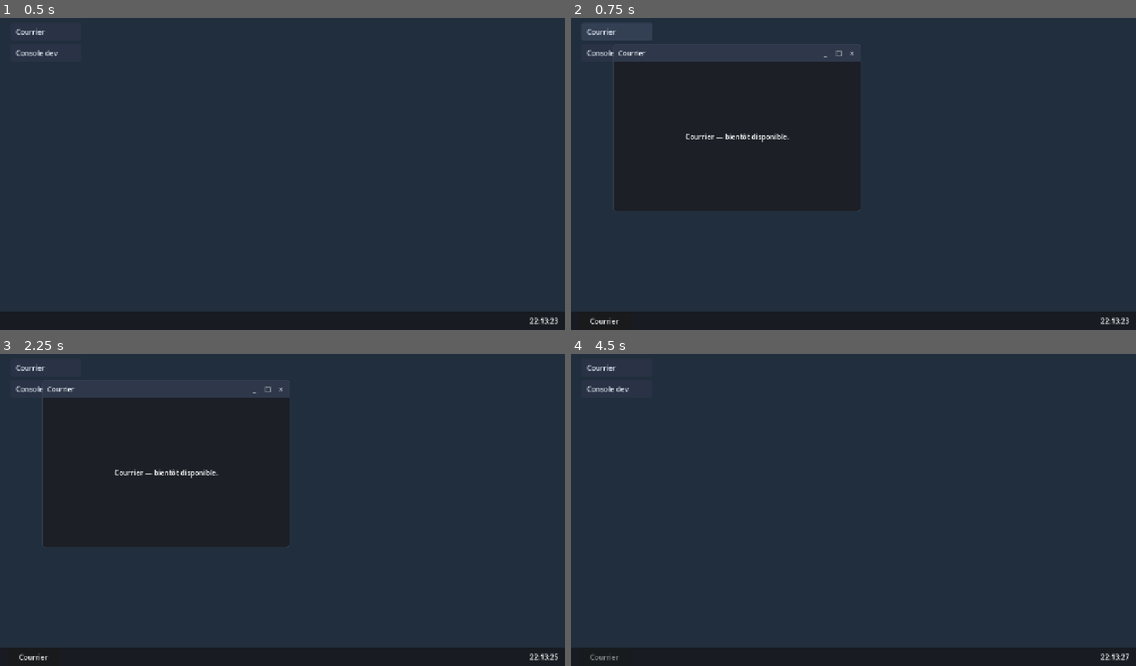
Above: before the commit, frames 1-4 (two rows, left to right).
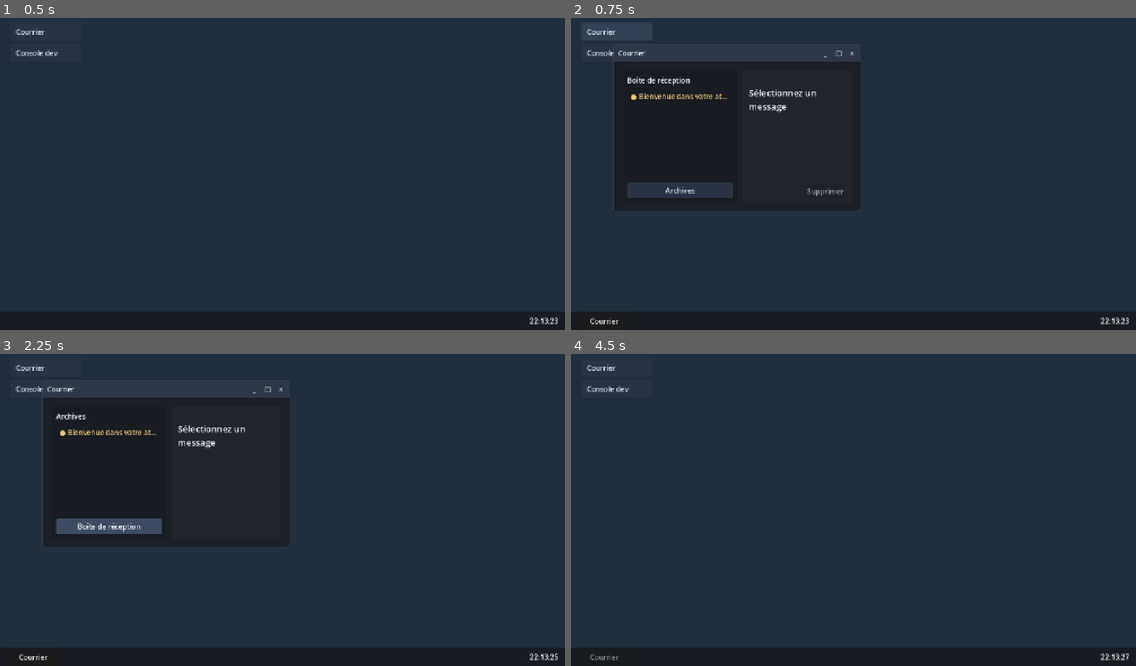
Above: after the commit, the same moments.

Repository: Drawmynd/studraw-desktop
Game: Godot game, scene res://controllers/desktop/desktop_controller.tscn
Two runs of this game, one before a commit and one after it. Both use one fixed random seed, a clock stepped at 60 frames per second and the inputs below.
Inputs (mouse positions are in pixels of both pictures, inside the frame that each line leads up to):
- Up to frame 1 (0.5 s): no input
- Up to frame 2 (0.75 s): click "Courrier" at 0.5 s
- Up to frame 3 (2.25 s): click "Courrier" at 1.25 s; click (107, 525) at 2 s, where only the run after the commit has a clickable "Archives"
- Up to frame 4 (4.5 s): click (678, 525) at 2.75 s, where only the run after the commit has a clickable "Boîte de réception"; click "Console dev" at 3.5 s; click "_" at 4.25 s

Frame 1 is identical in both runs. In frame 2, 1.8% of the frame differs, in the area x 10-49%, y 18-58%; in frame 3, 1.7%; in frame 4, nothing differs.

Commit message:
feat: add local mail app with archive

Diff:
--- a/controllers/desktop/desktop_controller.gd
+++ b/controllers/desktop/desktop_controller.gd
@@ -1,6 +1,7 @@
 extends Control
 
 const WINDOW_SCENE: PackedScene = preload("res://components/window/window_component.tscn")
+const MAIL_APP_SCENE: PackedScene = preload("res://controllers/mail/mail_app_controller.tscn")
 const CASCADE_ORIGIN := Vector2(96, 72)
 const CASCADE_STEPS := 6
 
@@ -20,7 +21,7 @@
 	_apply_palette()
 	_update_clock()
 	ClockManager.second_tick.connect(_update_clock)
-	mail_button.pressed.connect(_on_app_pressed.bind(mail_button.text))
+	mail_button.pressed.connect(_open_mail_app)
 	dev_button.pressed.connect(_on_app_pressed.bind(dev_button.text))
 
 
@@ -67,6 +68,10 @@
 
 func _on_app_pressed(app_title: String) -> void:
 	open_window(app_title, _make_placeholder_content("%s — bientôt disponible." % app_title))
+
+
+func _open_mail_app() -> void:
+	open_window("Courrier", MAIL_APP_SCENE.instantiate())
 
 
 func _update_clock() -> void:
--- /dev/null
+++ b/controllers/mail/mail_app_controller.gd
@@ -0,0 +1,189 @@
+extends Control
+
+@onready var list_panel: PanelContainer = %ListPanel
+@onready var reader_panel: PanelContainer = %ReaderPanel
+@onready var header_label: Label = %HeaderLabel
+@onready var mail_list: ItemList = %MailList
+@onready var archive_toggle: Button = %ArchiveToggle
+@onready var from_label: Label = %FromLabel
+@onready var subject_label: Label = %SubjectLabel
+@onready var body_label: RichTextLabel = %BodyLabel
+@onready var archive_button: Button = %ArchiveButton
+
+var _show_archives: bool = false
+var _selected_id: String = ""
+var _refreshing: bool = false
+
+
+func _ready() -> void:
+	_apply_palette()
+	archive_toggle.toggled.connect(_on_archive_toggled)
+	archive_button.pressed.connect(_on_archive_pressed)
+	mail_list.item_selected.connect(_on_item_selected)
+	MailManager.ensure_welcome_mail()
+	MailManager.mails_changed.connect(_refresh)
+	_refresh()
+
+
+func _apply_palette() -> void:
+	_style_panel(list_panel, Palette.MAIL_LIST_BACKGROUND)
+	_style_panel(reader_panel, Palette.MAIL_READING_BACKGROUND)
+	header_label.add_theme_color_override("font_color", Palette.MAIL_HEADER_TEXT)
+	from_label.add_theme_color_override("font_color", Palette.MAIL_META_TEXT)
+	subject_label.add_theme_color_override("font_color", Palette.MAIL_HEADER_TEXT)
+	body_label.add_theme_color_override("default_color", Palette.MAIL_TEXT)
+	mail_list.add_theme_stylebox_override("panel", _make_style(Palette.MAIL_LIST_BACKGROUND))
+	mail_list.add_theme_stylebox_override("selected", _make_style(Palette.MAIL_SELECTED_BACKGROUND))
+	mail_list.add_theme_stylebox_override(
+		"selected_focus", _make_style(Palette.MAIL_SELECTED_BACKGROUND)
+	)
+	mail_list.add_theme_color_override("font_color", Palette.MAIL_TEXT)
+	mail_list.add_theme_color_override("font_selected_color", Palette.MAIL_HEADER_TEXT)
+	_style_button(archive_toggle)
+	_style_button(archive_button)
+	_style_delete_button(archive_button)
+
+
+func _style_panel(panel: PanelContainer, background_color: Color) -> void:
+	var style := StyleBoxFlat.new()
+	style.bg_color = background_color
+	style.set_corner_radius_all(4)
+	panel.add_theme_stylebox_override("panel", style)
+
+
+func _make_style(background_color: Color) -> StyleBoxFlat:
+	var style := StyleBoxFlat.new()
+	style.bg_color = background_color
+	style.set_corner_radius_all(4)
+	style.content_margin_left = 6.0
+	style.content_margin_right = 6.0
+	style.content_margin_top = 4.0
+	style.content_margin_bottom = 4.0
+	return style
+
+
+func _style_button(button: Button) -> void:
+	button.add_theme_color_override("font_color", Palette.APP_BUTTON_TEXT)
+	button.add_theme_color_override("font_hover_color", Palette.APP_BUTTON_TEXT)
+	button.add_theme_color_override("font_pressed_color", Palette.APP_BUTTON_TEXT)
+	button.add_theme_color_override("font_focus_color", Palette.APP_BUTTON_TEXT)
+	button.add_theme_color_override("font_disabled_color", Palette.TITLE_TEXT_INACTIVE)
+	button.add_theme_stylebox_override(
+		"normal", _make_button_style(Palette.APP_BUTTON_BACKGROUND)
+	)
+	button.add_theme_stylebox_override(
+		"hover", _make_button_style(Palette.APP_BUTTON_BACKGROUND_HOVER)
+	)
+	button.add_theme_stylebox_override(
+		"pressed", _make_button_style(Palette.APP_BUTTON_BACKGROUND_PRESSED)
+	)
+	button.add_theme_stylebox_override(
+		"focus", _make_button_style(Palette.APP_BUTTON_BACKGROUND)
+	)
+
+
+func _style_delete_button(button: Button) -> void:
+	button.add_theme_color_override("font_color", Palette.MAIL_DELETE_TEXT)
+	button.add_theme_color_override("font_hover_color", Palette.MAIL_DELETE_TEXT)
+	button.add_theme_color_override("font_pressed_color", Palette.MAIL_DELETE_TEXT)
+	button.add_theme_color_override("font_focus_color", Palette.MAIL_DELETE_TEXT)
+	button.add_theme_stylebox_override(
+		"normal", _make_button_style(Palette.MAIL_DELETE_BACKGROUND)
+	)
+	button.add_theme_stylebox_override(
+		"hover", _make_button_style(Palette.MAIL_DELETE_BACKGROUND_HOVER)
+	)
+	button.add_theme_stylebox_override(
+		"pressed", _make_button_style(Palette.MAIL_DELETE_BACKGROUND_PRESSED)
+	)
+	button.add_theme_stylebox_override(
+		"focus", _make_button_style(Palette.MAIL_DELETE_BACKGROUND)
+	)
+
+
+func _make_button_style(background_color: Color) -> StyleBoxFlat:
+	var style := StyleBoxFlat.new()
+	style.bg_color = background_color
+	style.set_corner_radius_all(4)
+	style.content_margin_left = 12.0
+	style.content_margin_right = 12.0
+	style.content_margin_top = 6.0
+	style.content_margin_bottom = 6.0
+	return style
+
+
+func _refresh() -> void:
+	if _refreshing:
+		return
+	_refreshing = true
+	mail_list.clear()
+	var mails: Array[Dictionary] = MailManager.get_mails(_show_archives)
+	var selected_index := -1
+	for mail in mails:
+		var index := mail_list.add_item(_mail_label(mail))
+		mail_list.set_item_metadata(index, mail["id"])
+		if not bool(mail["read"]):
+			mail_list.set_item_custom_fg_color(index, Palette.MAIL_UNREAD_TEXT)
+		if mail["id"] == _selected_id:
+			selected_index = index
+	if selected_index >= 0:
+		mail_list.select(selected_index)
+	else:
+		_selected_id = ""
+	_refreshing = false
+	if _selected_id == "":
+		_show_empty()
+	else:
+		_show_mail(_selected_id)
+	_update_actions()
+
+
+func _mail_label(mail: Dictionary) -> String:
+	var prefix := "" if bool(mail["read"]) else "● "
+	return "%s%s" % [prefix, mail["subject"]]
+
+
+func _on_item_selected(index: int) -> void:
+	_selected_id = str(mail_list.get_item_metadata(index))
+	_refreshing = true
+	MailManager.mark_read(_selected_id)
+	_refreshing = false
+	_refresh()
+
+
+func _on_archive_pressed() -> void:
+	if _selected_id == "":
+		return
+	MailManager.archive_mail(_selected_id)
+	_selected_id = ""
+	_refresh()
+
+
+func _on_archive_toggled(toggled_on: bool) -> void:
+	_show_archives = toggled_on
+	_selected_id = ""
+	_refresh()
+
+
+func _update_actions() -> void:
+	header_label.text = "Archives" if _show_archives else "Boîte de réception"
+	archive_toggle.text = "Boîte de réception" if _show_archives else "Archives"
+	archive_button.visible = not _show_archives
+	archive_button.disabled = _selected_id == ""
+
+
+func _show_empty() -> void:
+	from_label.text = ""
+	subject_label.text = "Sélectionnez un message"
+	body_label.text = ""
+
+
+func _show_mail(id: String) -> void:
+	var mail := MailManager.get_mail(id)
+	if mail.is_empty():
+		_show_empty()
+		return
+	from_label.text = "De : %s" % mail["from"]
+	subject_label.text = str(mail["subject"])
+	body_label.text = str(mail["body"])
+	body_label.scroll_to_line(0)
--- /dev/null
+++ b/controllers/mail/mail_app_controller.tscn
@@ -0,0 +1,112 @@
+[gd_scene load_steps=2 format=3]
+
+[ext_resource type="Script" path="res://controllers/mail/mail_app_controller.gd" id="1_mail"]
+
+[node name="MailAppController" type="Control"]
+layout_mode = 3
+anchors_preset = 15
+anchor_right = 1.0
+anchor_bottom = 1.0
+grow_horizontal = 2
+grow_vertical = 2
+script = ExtResource("1_mail")
+
+[node name="Split" type="HSplitContainer" parent="."]
+layout_mode = 1
+anchors_preset = 15
+anchor_right = 1.0
+anchor_bottom = 1.0
+offset_left = 8.0
+offset_top = 8.0
+offset_right = -8.0
+offset_bottom = -8.0
+grow_horizontal = 2
+grow_vertical = 2
+split_offset = 260
+
+[node name="ListPanel" type="PanelContainer" parent="Split"]
+unique_name_in_owner = true
+layout_mode = 2
+custom_minimum_size = Vector2(240, 0)
+
+[node name="ListMargin" type="MarginContainer" parent="Split/ListPanel"]
+layout_mode = 2
+theme_override_constants/margin_left = 10
+theme_override_constants/margin_top = 10
+theme_override_constants/margin_right = 10
+theme_override_constants/margin_bottom = 10
+
+[node name="ListBox" type="VBoxContainer" parent="Split/ListPanel/ListMargin"]
+layout_mode = 2
+theme_override_constants/separation = 8
+
+[node name="HeaderLabel" type="Label" parent="Split/ListPanel/ListMargin/ListBox"]
+unique_name_in_owner = true
+layout_mode = 2
+theme_override_font_sizes/font_size = 16
+text = "Boîte de réception"
+
+[node name="MailList" type="ItemList" parent="Split/ListPanel/ListMargin/ListBox"]
+unique_name_in_owner = true
+layout_mode = 2
+size_flags_vertical = 3
+
+[node name="ArchiveToggle" type="Button" parent="Split/ListPanel/ListMargin/ListBox"]
+unique_name_in_owner = true
+layout_mode = 2
+focus_mode = 0
+toggle_mode = true
+text = "Archives"
+
+[node name="ReaderPanel" type="PanelContainer" parent="Split"]
+unique_name_in_owner = true
+layout_mode = 2
+size_flags_horizontal = 3
+
+[node name="ReaderMargin" type="MarginContainer" parent="Split/ReaderPanel"]
+layout_mode = 2
+theme_override_constants/margin_left = 14
+theme_override_constants/margin_top = 10
+theme_override_constants/margin_right = 14
+theme_override_constants/margin_bottom = 10
+
+[node name="ReaderBox" type="VBoxContainer" parent="Split/ReaderPanel/ReaderMargin"]
+layout_mode = 2
+theme_override_constants/separation = 8
+
+[node name="FromLabel" type="Label" parent="Split/ReaderPanel/ReaderMargin/ReaderBox"]
+unique_name_in_owner = true
+layout_mode = 2
+theme_override_font_sizes/font_size = 13
+
+[node name="SubjectLabel" type="Label" parent="Split/ReaderPanel/ReaderMargin/ReaderBox"]
+unique_name_in_owner = true
+layout_mode = 2
+theme_override_font_sizes/font_size = 20
+text = "Sélectionnez un message"
+autowrap_mode = 3
+
+[node name="Separator" type="HSeparator" parent="Split/ReaderPanel/ReaderMargin/ReaderBox"]
+layout_mode = 2
+
+[node name="BodyLabel" type="RichTextLabel" parent="Split/ReaderPanel/ReaderMargin/ReaderBox"]
+unique_name_in_owner = true
+layout_mode = 2
+size_flags_vertical = 3
+scroll_active = true
+selection_enabled = true
+
+[node name="Actions" type="HBoxContainer" parent="Split/ReaderPanel/ReaderMargin/ReaderBox"]
+layout_mode = 2
+
+[node name="Spacer" type="Control" parent="Split/ReaderPanel/ReaderMargin/ReaderBox/Actions"]
+layout_mode = 2
+size_flags_horizontal = 3
+
+[node name="ArchiveButton" type="Button" parent="Split/ReaderPanel/ReaderMargin/ReaderBox/Actions"]
+unique_name_in_owner = true
+layout_mode = 2
+tooltip_text = "Déplacer vers les archives"
+focus_mode = 0
+disabled = true
+text = "Supprimer"
--- /dev/null
+++ b/managers/mail_manager.gd
@@ -0,0 +1,135 @@
+extends Node
+
+signal mails_changed
+
+const DEFAULT_SAVE_PATH := "user://save.json"
+
+var save_path: String = DEFAULT_SAVE_PATH
+
+var _mails: Array[Dictionary] = []
+
+
+func _ready() -> void:
+	load_state()
+
+
+func load_state() -> void:
+	_mails.clear()
+	if not FileAccess.file_exists(save_path):
+		return
+	var file := FileAccess.open(save_path, FileAccess.READ)
+	if file == null:
+		return
+	var parsed = JSON.parse_string(file.get_as_text())
+	file.close()
+	if not (parsed is Dictionary) or not (parsed.get("mails") is Array):
+		return
+	for entry in parsed["mails"]:
+		if entry is Dictionary:
+			_mails.append(_normalize_mail(entry))
+
+
+func ensure_welcome_mail() -> void:
+	if not _mails.is_empty() or FileAccess.file_exists(save_path):
+		return
+	_mails.append({
+		"id": "bienvenue",
+		"from": "Studio Studraw",
+		"subject": "Bienvenue dans votre atelier",
+		"body": "Bonjour,\n\nVotre atelier est prêt. Les commandes arriveront ici, dans votre boîte de réception.\n\nBonne création !",
+		"received_at": int(Time.get_unix_time_from_system()),
+		"read": false,
+		"archived": false,
+	})
+	save_state()
+	mails_changed.emit()
+
+
+func get_mails(include_archived: bool = false) -> Array[Dictionary]:
+	var result: Array[Dictionary] = []
+	for mail in _mails:
+		if include_archived or not bool(mail["archived"]):
+			result.append(mail.duplicate(true))
+	result.sort_custom(_sort_by_received_at)
+	return result
+
+
+func get_mail(id: String) -> Dictionary:
+	for mail in _mails:
+		if mail["id"] == id:
+			return mail.duplicate(true)
+	return {}
+
+
+func get_unread_count() -> int:
+	var count := 0
+	for mail in _mails:
+		if not bool(mail["archived"]) and not bool(mail["read"]):
+			count += 1
+	return count
+
+
+func add_mail(mail: Dictionary) -> void:
+	var normalized := _normalize_mail(mail)
+	if normalized["id"] == "":
+		normalized["id"] = str(Time.get_ticks_usec())
+	_mails.append(normalized)
+	save_state()
+	mails_changed.emit()
+
+
+func mark_read(id: String) -> void:
+	for mail in _mails:
+		if mail["id"] != id:
+			continue
+		if bool(mail["read"]):
+			return
+		mail["read"] = true
+		save_state()
+		mails_changed.emit()
+		return
+
+
+func archive_mail(id: String) -> void:
+	for mail in _mails:
+		if mail["id"] != id:
+			continue
+		if bool(mail["archived"]):
+			return
+		mail["archived"] = true
+		save_state()
+		mails_changed.emit()
+		return
+
+
+func save_state() -> void:
+	var data: Dictionary = {}
+	if FileAccess.file_exists(save_path):
+		var existing := FileAccess.open(save_path, FileAccess.READ)
+		if existing != null:
+			var parsed = JSON.parse_string(existing.get_as_text())
+			existing.close()
+			if parsed is Dictionary:
+				data = parsed
+	data["mails"] = _mails
+	var file := FileAccess.open(save_path, FileAccess.WRITE)
+	if file == null:
+		return
+	file.store_string(JSON.stringify(data, "\t"))
+	file.close()
+
+
+func _normalize_mail(entry: Dictionary) -> Dictionary:
+	return {
+		"id": str(entry.get("id", "")),
+		"from": str(entry.get("from", "")),
+		"subject": str(entry.get("subject", "")),
+		"body": str(entry.get("body", "")),
+		"received_at": int(entry.get("received_at", 0)),
+		"read": bool(entry.get("read", false)),
+		"archived": bool(entry.get("archived", false)),
+	}
+
+
+func _sort_by_received_at(a: Dictionary, b: Dictionary) -> bool:
+	return int(a["received_at"]) > int(b["received_at"])
--- a/managers/palette.gd
+++ b/managers/palette.gd
@@ -13,3 +13,14 @@
 const APP_BUTTON_BACKGROUND_HOVER := Color("#334054")
 const APP_BUTTON_BACKGROUND_PRESSED := Color("#3d4a61")
 const APP_BUTTON_TEXT := Color("#d9e0eb")
+const MAIL_LIST_BACKGROUND := Color("#181c22")
+const MAIL_READING_BACKGROUND := Color("#20252d")
+const MAIL_SELECTED_BACKGROUND := Color("#334054")
+const MAIL_HEADER_TEXT := Color("#f2f5fa")
+const MAIL_TEXT := Color("#d9e0eb")
+const MAIL_META_TEXT := Color("#99a3b3")
+const MAIL_UNREAD_TEXT := Color("#f0c674")
+const MAIL_DELETE_BACKGROUND := Color("#a8323f")
+const MAIL_DELETE_BACKGROUND_HOVER := Color("#c03d4c")
+const MAIL_DELETE_BACKGROUND_PRESSED := Color("#8a2833")
+const MAIL_DELETE_TEXT := Color("#f8e9eb")
--- a/project.godot
+++ b/project.godot
@@ -19,6 +19,7 @@
 
 ClockManager="*res://managers/clock_manager.gd"
 Palette="*res://managers/palette.gd"
+MailManager="*res://managers/mail_manager.gd"
 MCPGameBridge="res://addons/godot_mcp/game_bridge/mcp_game_bridge.gd"
 
 [display]
--- a/tests/test_scene.gd
+++ b/tests/test_scene.gd
@@ -10,6 +10,7 @@
 	results["T-CLK"] = _test_clock_manager()
 	results["T-WIN"] = await _test_window_component()
 	results["T-DSK"] = await _test_desktop_controller()
+	results["T-MAIL"] = _test_mail_manager()
 	results["T-PAL"] = _test_palette()
 	var failure_count := 0
 	for test_name in results:
@@ -183,6 +184,68 @@
 
 	desktop.queue_free()
 	await get_tree().process_frame
+	return failures
+
+
+func _test_mail_manager() -> Array[String]:
+	var failures: Array[String] = []
+	var manager = load("res://managers/mail_manager.gd").new()
+	var save_path: String = "user://test_mail_%d.json" % Time.get_ticks_usec()
+	manager.save_path = save_path
+	var signal_count := {"value": 0}
+	manager.mails_changed.connect(func() -> void: signal_count["value"] += 1)
+	manager.load_state()
+	manager.ensure_welcome_mail()
+	if manager.get_mails().size() != 1:
+		failures.append("amorce: 1 mail attendu, obtenu %d" % manager.get_mails().size())
+	manager.ensure_welcome_mail()
+	if manager.get_mails().size() != 1:
+		failures.append("amorce: mail dupliqué")
+	var welcome_id: String = str(manager.get_mails()[0]["id"])
+	var copy: Array[Dictionary] = manager.get_mails()
+	copy[0]["read"] = true
+	if bool(manager.get_mail(welcome_id)["read"]):
+		failures.append("get_mails: la copie modifie l'état interne")
+	manager.mark_read(welcome_id)
+	if not bool(manager.get_mail(welcome_id)["read"]):
+		failures.append("marquage lu: état non mis à jour")
+	var reloaded = load("res://managers/mail_manager.gd").new()
+	reloaded.save_path = save_path
+	reloaded.load_state()
+	if reloaded.get_mails().is_empty() or not bool(reloaded.get_mail(welcome_id)["read"]):
+		failures.append("persistance: état lu non rechargé")
+	manager.add_mail({
+		"id": "autre",
+		"from": "Client",
+		"subject": "Test",
+		"body": "Corps",
+		"received_at": 1,
+	})
+	if manager.get_mails().size() != 2:
+		failures.append("ajout: 2 mails attendus, obtenu %d" % manager.get_mails().size())
+	manager.archive_mail("autre")
+	if manager.get_mails().size() != 1:
+		failures.append(
+			"archivage: 1 mail en boîte de réception attendu, obtenu %d"
+			% manager.get_mails().size()
+		)
+	if manager.get_mails(true).size() != 2:
+		failures.append(
+			"archivage: 2 mails au total attendus, obtenu %d" % manager.get_mails(true).size()
+		)
+	if not bool(manager.get_mail("autre")["archived"]):
+		failures.append("archivage: indicateur archived non positionné")
+	var reloaded_archive = load("res://managers/mail_manager.gd").new()
+	reloaded_archive.save_path = save_path
+	reloaded_archive.load_state()
+	if reloaded_archive.get_mails().size() != 1 or reloaded_archive.get_mails(true).size() != 2:
+		failures.append("persistance: archivage non rechargé")
+	if signal_count["value"] != 4:
+		failures.append("signal mails_changed: 4 émissions attendues, obtenu %d" % signal_count["value"])
+	manager.free()
+	reloaded.free()
+	reloaded_archive.free()
+	DirAccess.remove_absolute(ProjectSettings.globalize_path(save_path))
 	return failures
 
 
Not shown, added: controllers/mail/mail_app_controller.gd.uid
Not shown, added: managers/mail_manager.gd.uid
Not shown, changed: ROADMAP.md
Not shown, changed: changes.md
